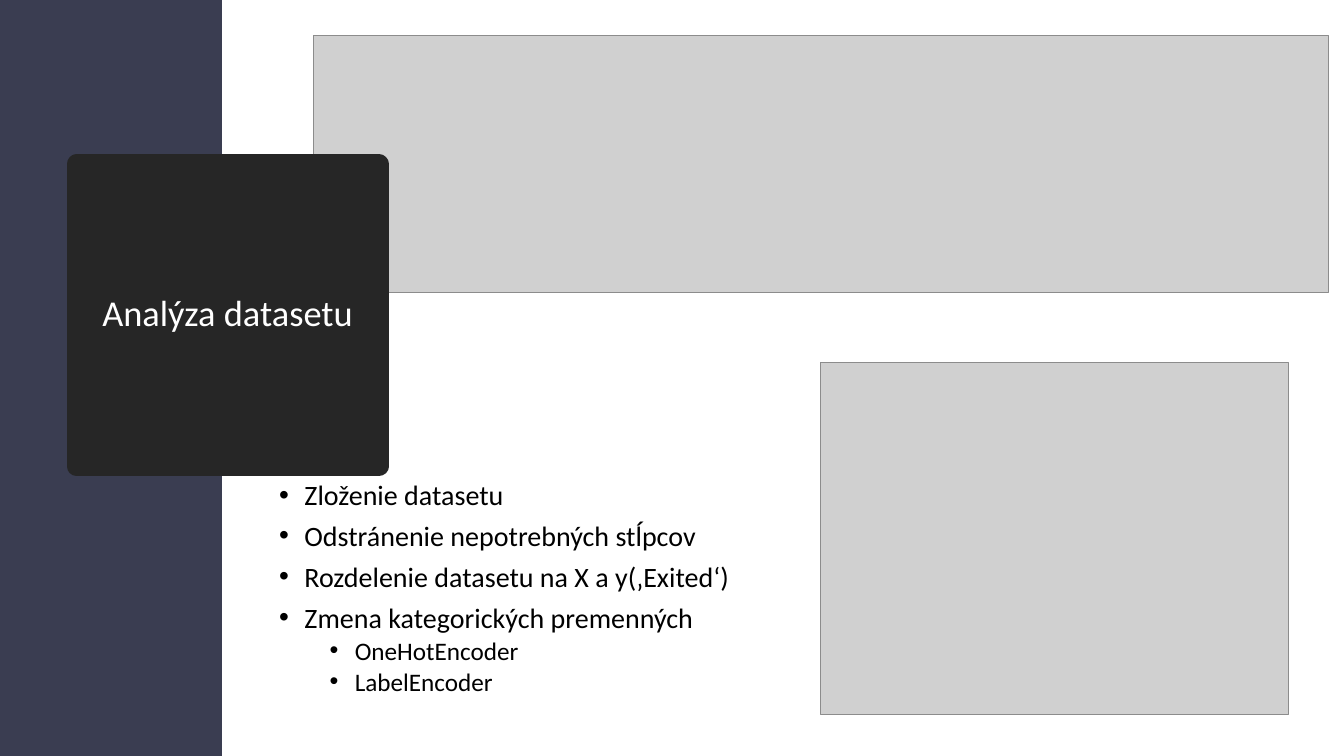
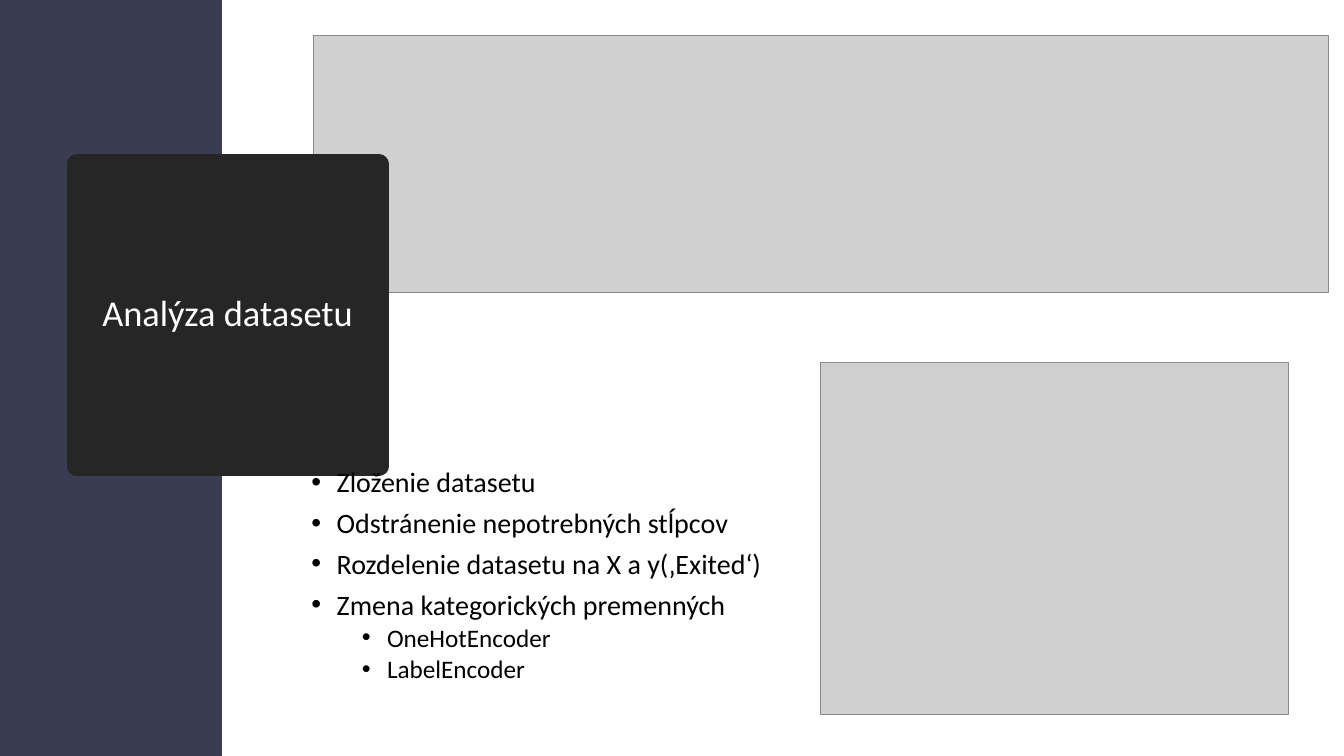
Before and after one commit to kristiankluka/Kluka_NS2021, a slide deck: slide 3 of NS_prezentácia_Kluka.pptx. Drawn at 1344x756 pixels with LibreOffice and Linux fonts; fonts in the diff are those of the drawing; grey boxes stand for pictures. Boxes give left, top, right and bottom in pixels: in the first picture for what was removed or moved away, otherwise in the second. Text is boxed around its words. In the diff, an @@ line names an element or a change of style, - is before the commit and + after.

```diff
--- a/NS_prezentácia_Kluka.pptx
+++ b/NS_prezentácia_Kluka.pptx
@@ text "Zloženie datasetu": place and size @@
-text "Zloženie datasetu" at [304, 485, 729, 691]
+text "Zloženie datasetu" at [337, 469, 761, 678]
```
Also in this commit, not shown: 4 other slides changed.
